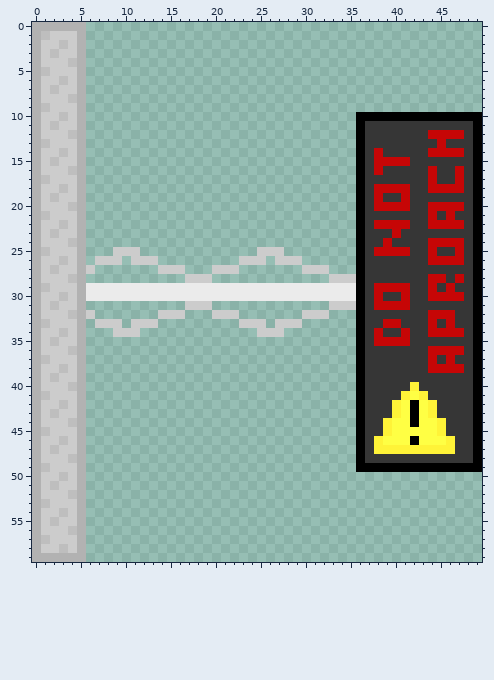
File history of a pixel-art sprite, resources/textures/side_launcher_13.png. Above is the file before it was changed.
The file is 50x60 pixels. Colours within 5 levels of each other are drawn and written as one.
And afterwards:
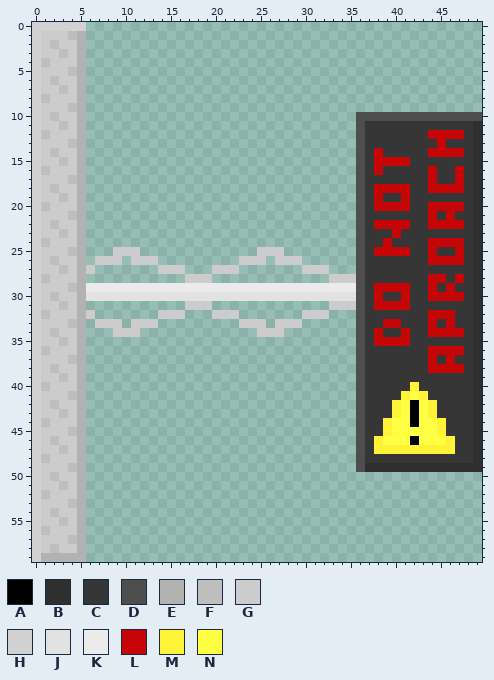
Palette (. is transparent): A #000000  B #2f2f2f  C #363636  D #4e4e4e  E #b2b2b2  F #bebebe  G #cccccc  H #d2d2d2  J #e2e2e2  K #ebebeb  L #c60606  M #fff338  N #ffff44
Changes in this commit:
Colour B replaces colour A in rows 11 to 48 at x 49; in row 49 at x 37 to 49.
Colour D replaces colour A in row 10 at x 36 to 49; in rows 11 to 49 at x 36.
Colour F replaces colour G in row 1 at x 4; in row 2 at x 2; in row 3 at x 3; in row 4 at x 1; in row 5 at x 4; in row 6 at x 2.
Colour F replaces colour G in row 7 at x 3; in row 8 at x 1; in row 9 at x 4; in row 10 at x 2; in row 11 at x 3; in row 12 at x 1.
Colour F replaces colour G in row 13 at x 4; in row 14 at x 2; in row 15 at x 3; in row 16 at x 1; in row 17 at x 4; in row 18 at x 2.
Colour F replaces colour G in row 19 at x 3; in row 20 at x 1; in row 21 at x 4; in row 22 at x 2; in row 23 at x 3; in row 24 at x 1.
Colour F replaces colour G in row 25 at x 4; in row 26 at x 2; in row 27 at x 3; in row 28 at x 1; in row 29 at x 4; in row 30 at x 2.
Colour F replaces colour G in row 31 at x 3; in row 32 at x 1; in row 33 at x 4; in row 34 at x 2; in row 35 at x 3; in row 36 at x 1.
Colour F replaces colour G in row 37 at x 4; in row 38 at x 2; in row 39 at x 3; in row 40 at x 1; in row 41 at x 4; in row 42 at x 2.
Colour F replaces colour G in row 43 at x 3; in row 44 at x 1; in row 45 at x 4; in row 46 at x 2; in row 47 at x 3; in row 48 at x 1.
Colour F replaces colour G in row 49 at x 4; in row 50 at x 2; in row 51 at x 3; in row 52 at x 1; in row 53 at x 4; in row 54 at x 2.
Colour F replaces colour G in row 55 at x 3; in row 56 at x 1; in row 57 at x 4; in row 58 at x 2.
Colour G replaces colour F in row 1 at x 1; in row 2 at x 3; in row 3 at x 2; in row 4 at x 4; in row 5 at x 1; in row 6 at x 3.
Colour G replaces colour F in row 7 at x 2; in row 8 at x 4; in row 9 at x 1; in row 10 at x 3; in row 11 at x 2; in row 12 at x 4.
Colour G replaces colour F in row 13 at x 1; in row 14 at x 3; in row 15 at x 2; in row 16 at x 4; in row 17 at x 1; in row 18 at x 3.
Colour G replaces colour F in row 19 at x 2; in row 20 at x 4; in row 21 at x 1; in row 22 at x 3; in row 23 at x 2; in row 24 at x 4.
Colour G replaces colour F in row 25 at x 1; in row 26 at x 3; in row 27 at x 2; in row 28 at x 4; in row 29 at x 1; in row 30 at x 3.
Colour G replaces colour F in row 31 at x 2; in row 32 at x 4; in row 33 at x 1; in row 34 at x 3; in row 35 at x 2; in row 36 at x 4.
Colour G replaces colour F in row 37 at x 1; in row 38 at x 3; in row 39 at x 2; in row 40 at x 4; in row 41 at x 1; in row 42 at x 3.
Colour G replaces colour F in row 43 at x 2; in row 44 at x 4; in row 45 at x 1; in row 46 at x 3; in row 47 at x 2; in row 48 at x 4.
Colour G replaces colour F in row 49 at x 1; in row 50 at x 3; in row 51 at x 2; in row 52 at x 4; in row 53 at x 1; in row 54 at x 3.
Colour G replaces colour F in row 55 at x 2; in row 56 at x 4; in row 57 at x 1; in row 58 at x 3.
Colour H replaces colour E in row 0 at x 0 to 5; in rows 1 to 59 at x 0.
Colour J replaces colour K in row 30 at x 6 to 35.
Boxes around the changes in both pictures, in picture pixels (x1, y1, x2, y2):
changed: (32, 22, 482, 562)
